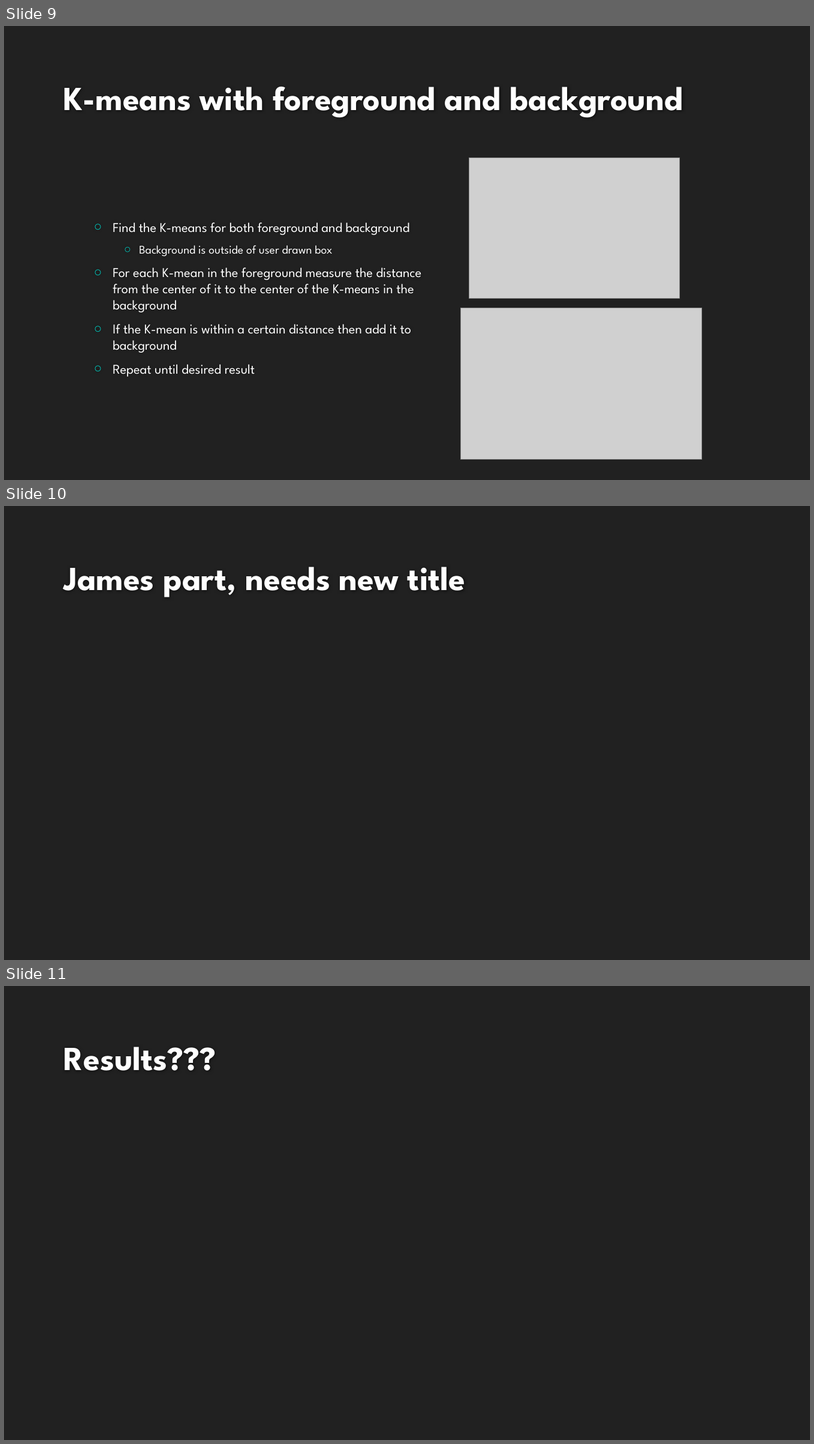
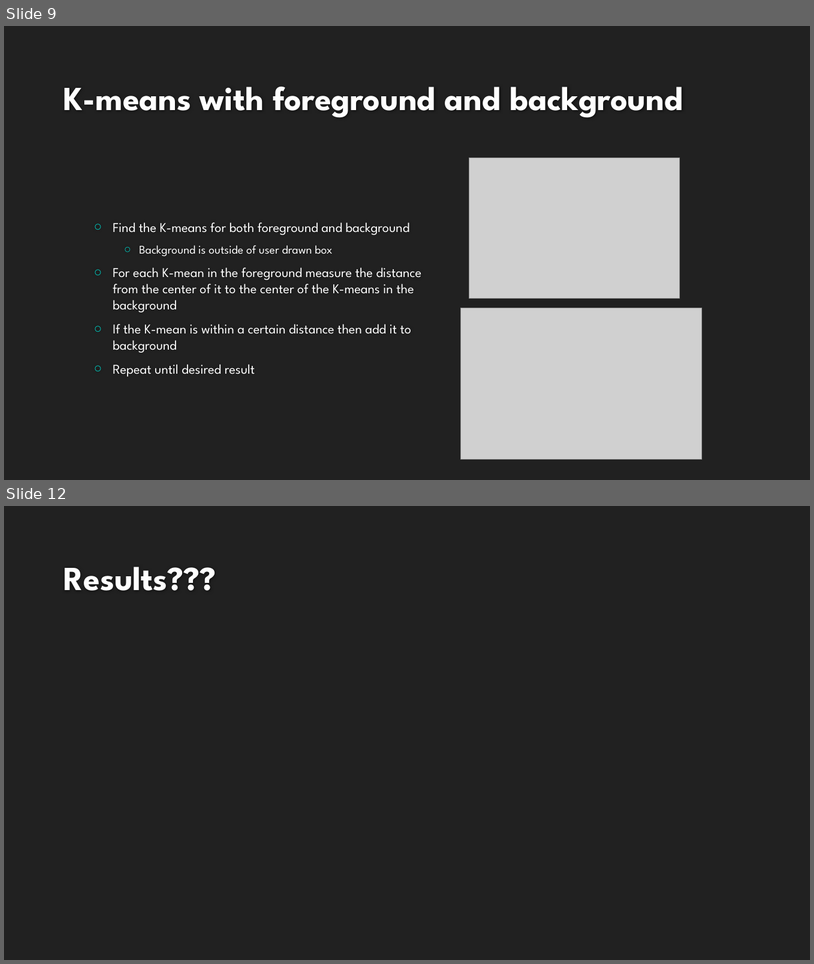
Before and after one commit to mnicol/CS534FinalProject, a slide deck: 534_pres.pptx. Shown one above the other, each under a label of ours: slides 9, 10 and 11 before the commit, slides 9 and 12 after it; the slides between them are not shown. The pictures are 814x1444 and 814x964 pixels, drawn with LibreOffice and Linux fonts; fonts in the diff are those of the drawing; grey boxes stand for pictures; background and template pictures are left out. Boxes give left, top, right and bottom in pixels: in the first picture for what was removed or moved away, otherwise in the second. Text is boxed around its words. In the diff, an @@ line names an element or a change of style, - is before the commit and + after.

```diff
--- a/534_pres.pptx
+++ b/534_pres.pptx
@@ slide 10 removed at <box>4,506,810,960</box>, background #212121 @@
@@ title removed at <box>63,567,466,597</box> @@
-James part, needs new title
@@ what was slide 11 is now slide 12 @@
```
Also in this commit, not shown: 1 slide changed, 2 slides added, 1 other file.
